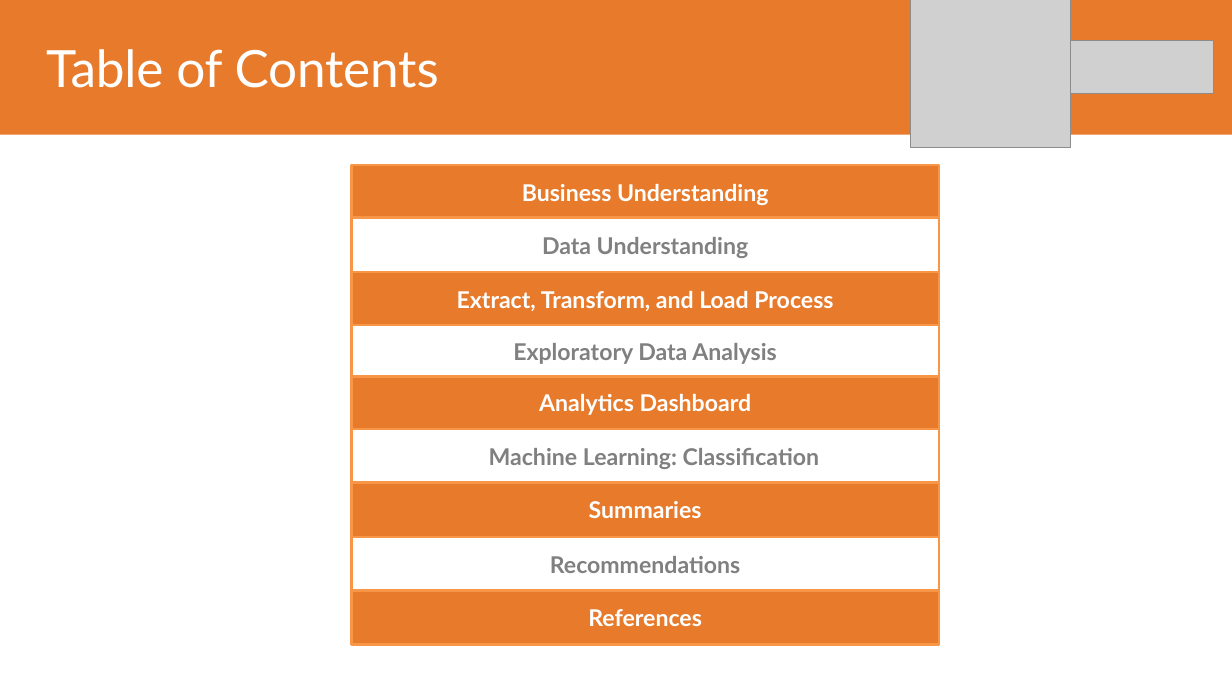
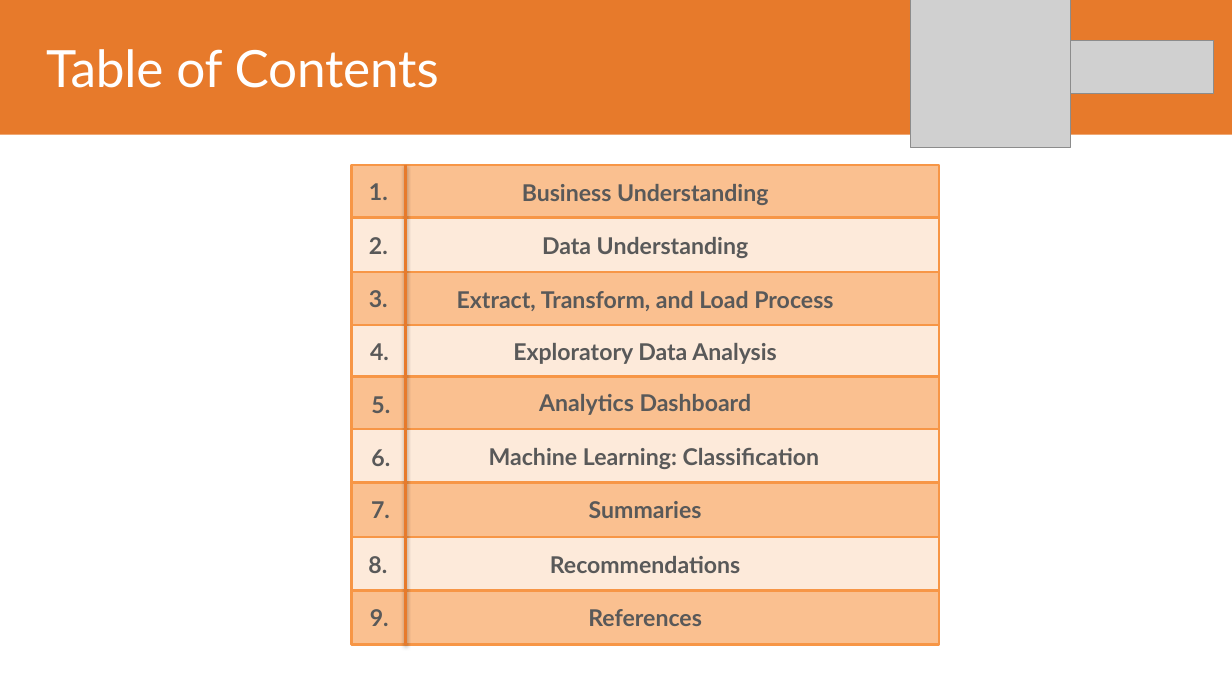
Before and after one commit to adrn-mm/final-project-VIX-DE-BTPN, a slide deck: slide 2 of reports/Adrian Maulana Muhammad_TASK_5_DATA_ENGINEER_VIX_BTPNS.pptx. Drawn at 1232x693 pixels with LibreOffice and Linux fonts; fonts in the diff are those of the drawing; grey boxes stand for pictures. Boxes give left, top, right and bottom in pixels: in the first picture for what was removed or moved away, otherwise in the second. Text is boxed around its words. In the diff, an @@ line names an element or a change of style, - is before the commit and + after.

```diff
--- a/reports/Adrian Maulana Muhammad_TASK_5_DATA_ENGINEER_VIX_BTPNS.pptx
+++ b/reports/Adrian Maulana Muhammad_TASK_5_DATA_ENGINEER_VIX_BTPNS.pptx
@@ line added from (406, 165) to (406, 645), #E77A2B 2 pt @@
@@ text added at (369, 183, 388, 200), 18 pt, text #595959, bold @@
+1.
@@ rectangle "Data Understanding" at (351, 218, 939, 273): text colour #808080 to #595959; fill #FFFFFF to #FDEADA @@
@@ text added at (369, 237, 388, 254), 18 pt, text #595959, bold @@
+2.
@@ text "Extract, Transform, and Load Process" at (457, 291, 833, 311): text colour #FFFFFF to #595959 @@
@@ rectangle at (351, 272, 939, 324): fill #E77A2B to #FAC090 @@
@@ text added at (369, 290, 388, 307), 18 pt, text #595959, bold @@
+3.
@@ rectangle at (351, 325, 939, 380): fill #FFFFFF to #FDEADA @@
@@ text "Exploratory Data Analysis" at (513, 343, 777, 364): text colour #808080 to #595959 @@
@@ text added at (370, 343, 389, 360), 18 pt, text #595959, bold @@
+4.
@@ text "Analytics Dashboard" at (539, 394, 752, 415): text colour #FFFFFF to #595959 @@
@@ rectangle at (351, 377, 939, 432): fill #E77A2B to #FAC090 @@
@@ text added at (371, 396, 390, 413), 18 pt, text #595959, bold @@
+5.
@@ text "Machine Learning: Classification" at (489, 448, 820, 469): text colour #808080 to #595959 @@
@@ rectangle at (351, 429, 939, 483): fill #FFFFFF to #FDEADA @@
@@ text added at (371, 449, 390, 466), 18 pt, text #595959, bold @@
+6.
@@ text added at (371, 501, 390, 518), 18 pt, text #595959, bold @@
+7.
@@ rectangle "Recommendations" at (351, 537, 939, 592): text colour #808080 to #595959; fill #FFFFFF to #FDEADA @@
@@ text added at (368, 556, 387, 573), 18 pt, text #595959, bold @@
+8.
@@ text colour #FFFFFF to #595959; fill #E77A2B to #FAC090 in 3 elements at (351, 165, 939, 219), (351, 482, 939, 537), (351, 591, 939, 645) @@
@@ text added at (370, 609, 389, 626), 18 pt, text #595959, bold @@
+9.
```
Also in this commit, not shown: 1 other slide changed, 7 slides added, 8 other files.
